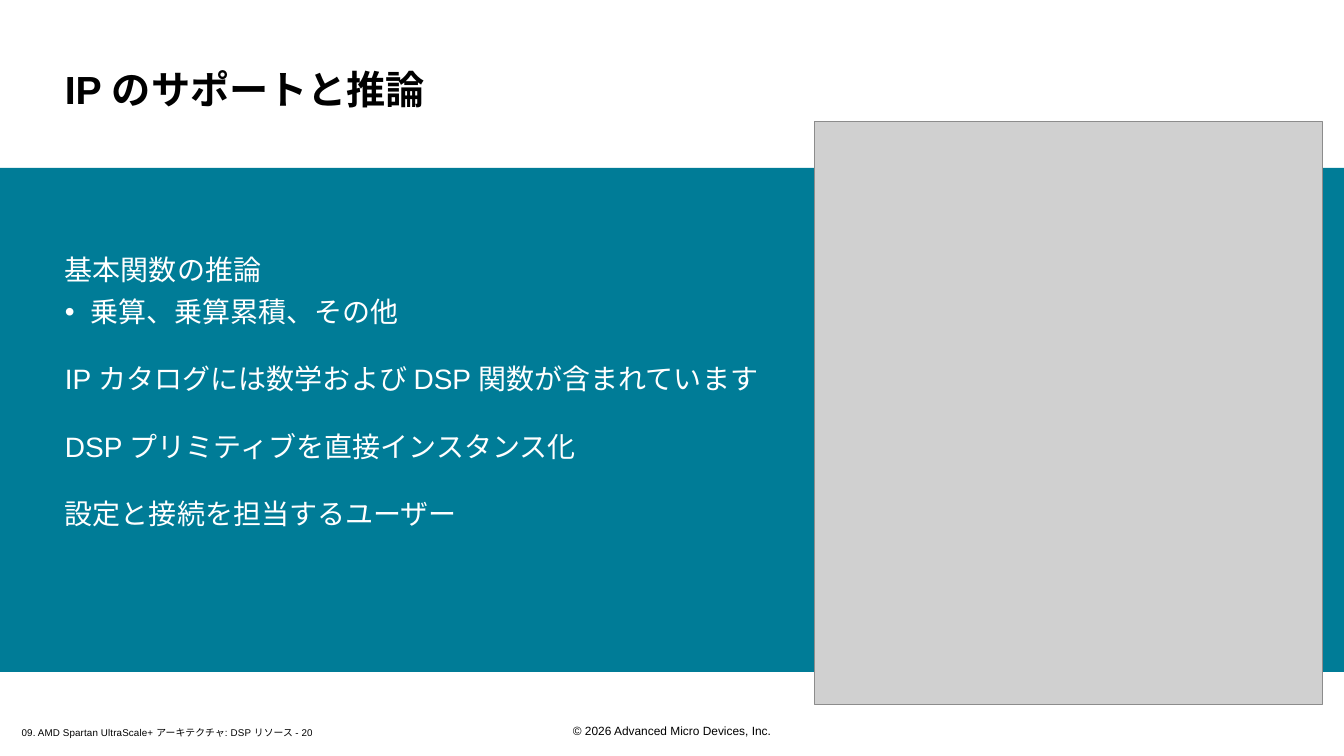
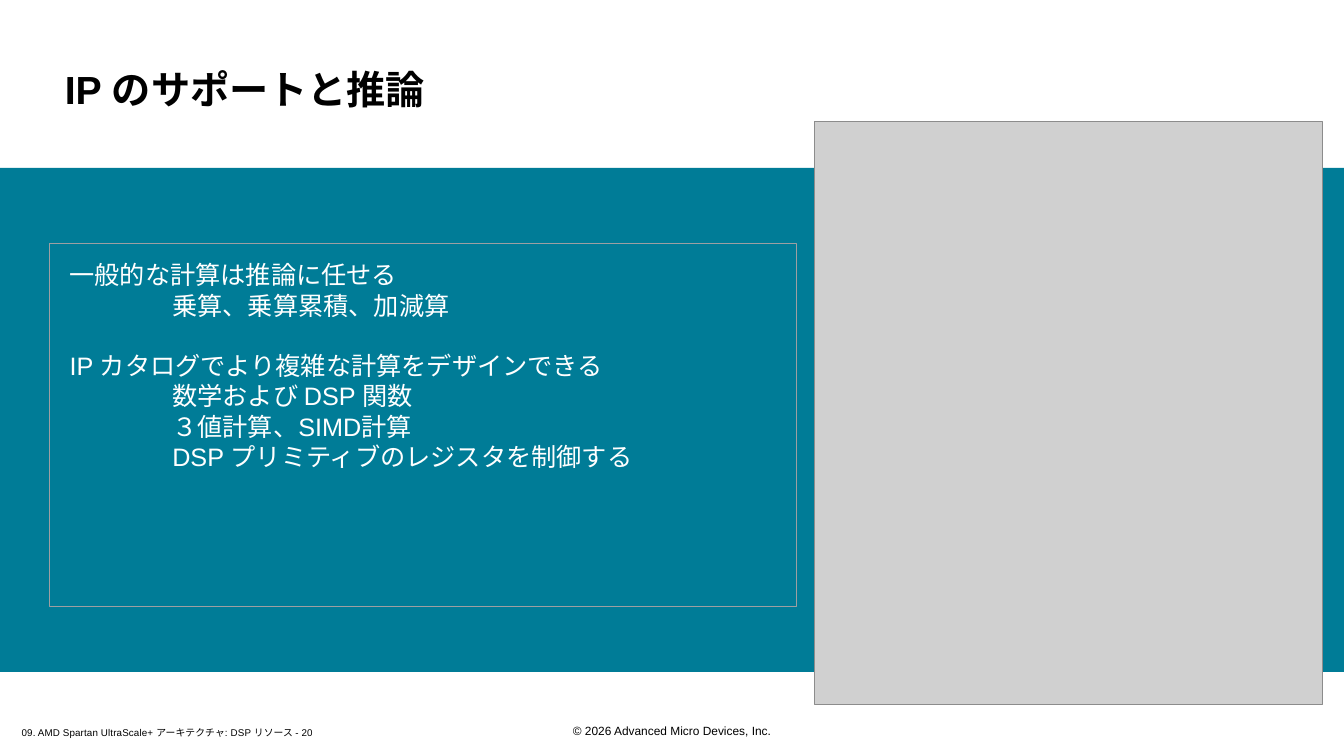
Before and after one commit to hdlabjk/spusp, a slide deck: slide 20 of doc/slides_docx/09. AMD Spartan UltraScale+ Architecture DSP Resources_ILT_translated_ja.pptx. Drawn at 1344x756 pixels with LibreOffice and Linux fonts; fonts in the diff are those of the drawing; grey boxes stand for pictures; background and template pictures are left out. Boxes give left, top, right and bottom in pixels: in the first picture for what was removed or moved away, otherwise in the second. Text is boxed around its words. In the diff, an @@ line names an element or a change of style, - is before the commit and + after.

```diff
--- a/doc/slides_docx/09. AMD Spartan UltraScale+ Architecture DSP Resources_ILT_translated_ja.pptx
+++ b/doc/slides_docx/09. AMD Spartan UltraScale+ Architecture DSP Resources_ILT_translated_ja.pptx
@@ rectangle "一般的な計算は推論に任せる": place and size @@
-rectangle "一般的な計算は推論に任せる" at [65, 256, 759, 527]
+rectangle "一般的な計算は推論に任せる" at [49, 244, 798, 607]
@@ rectangle "一般的な計算は推論に任せる" at [49, 244, 798, 607]: outline none to #9D9FA2 0.75 pt @@
@@ text in rectangle at [70, 262, 633, 468]: text changed; size 20 to 18 pt @@
-基本関数の推論
-• 乗算、乗算累積、その他
-IP カタログには数学および DSP 関数が含まれています
-DSP プリミティブを直接インスタンス化
-設定と接続を担当するユーザー
+一般的な計算は推論に任せる
+乗算、乗算累積、加減算
+IP カタログでより複雑な計算をデザインできる
+数学および DSP 関数
+３値計算、SIMD計算
+DSP プリミティブのレジスタを制御する
```
Also in this commit, not shown: 10 other slides changed, 10 other files.
